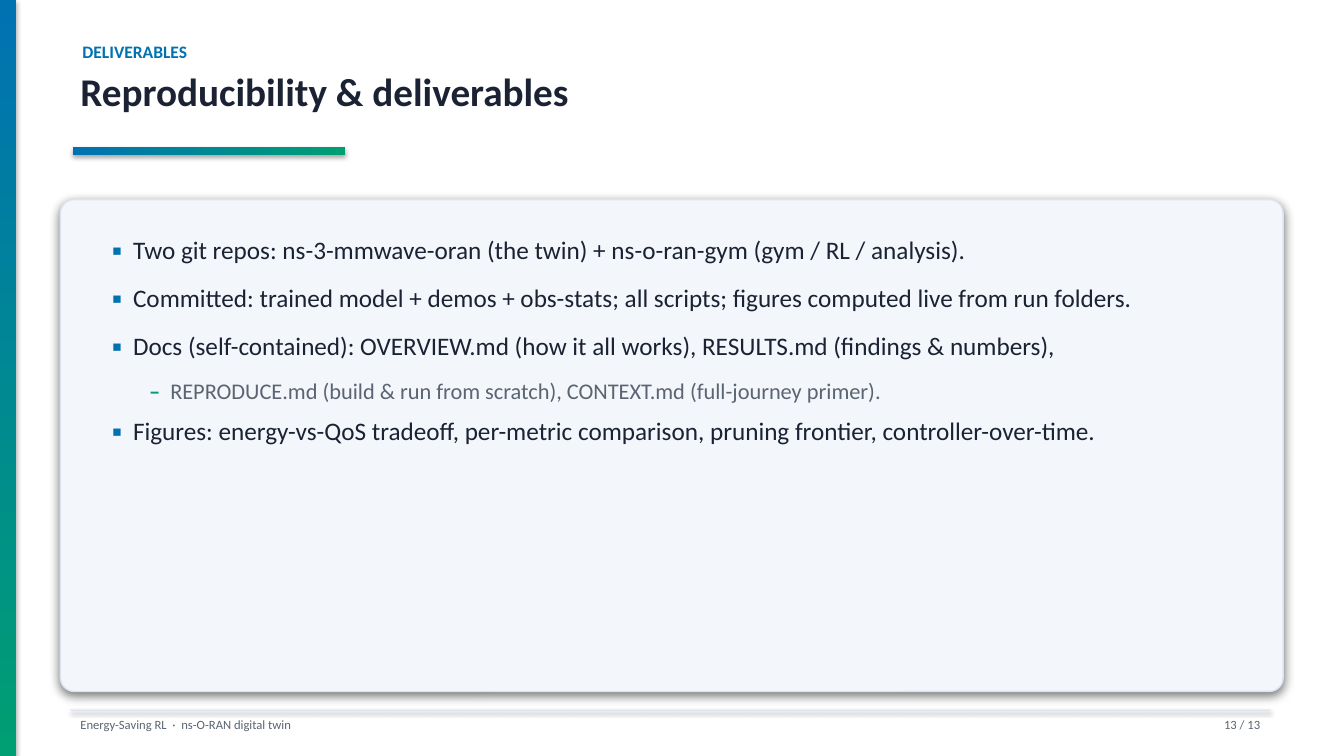
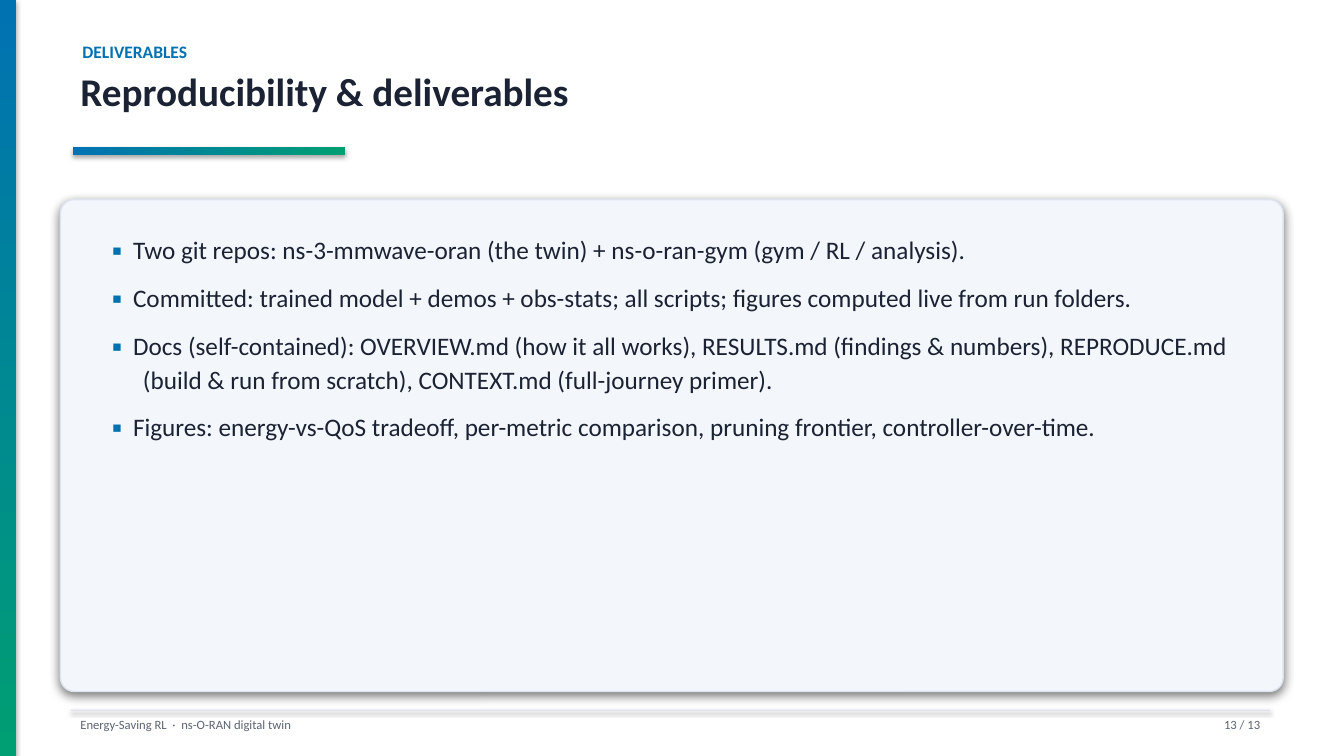
Before and after one commit to SergeantCooper/ns-o-ran-gym, a slide deck: slide 13 of energy_saving_RL_project.pptx. Drawn at 1344x756 pixels with LibreOffice and Linux fonts; fonts in the diff are those of the drawing. Boxes give left, top, right and bottom in pixels: in the first picture for what was removed or moved away, otherwise in the second. Text is boxed around its words. In the diff, an @@ line names an element or a change of style, - is before the commit and + after.

```diff
--- a/energy_saving_RL_project.pptx
+++ b/energy_saving_RL_project.pptx
@@ text at (133, 336, 1226, 394): text changed @@
-▪ Docs (self-contained): OVERVIEW.md (how it all works), RESULTS.md (findings & numbers),
-– REPRODUCE.md (build & run from scratch), CONTEXT.md (full-journey primer).
+▪ Docs (self-contained): OVERVIEW.md (how it all works), RESULTS.md (findings & numbers), REPRODUCE.md (build & run from scratch), CONTEXT.md (full-journey primer).
```
Also in this commit, not shown: 5 other slides changed, 1 other file.
